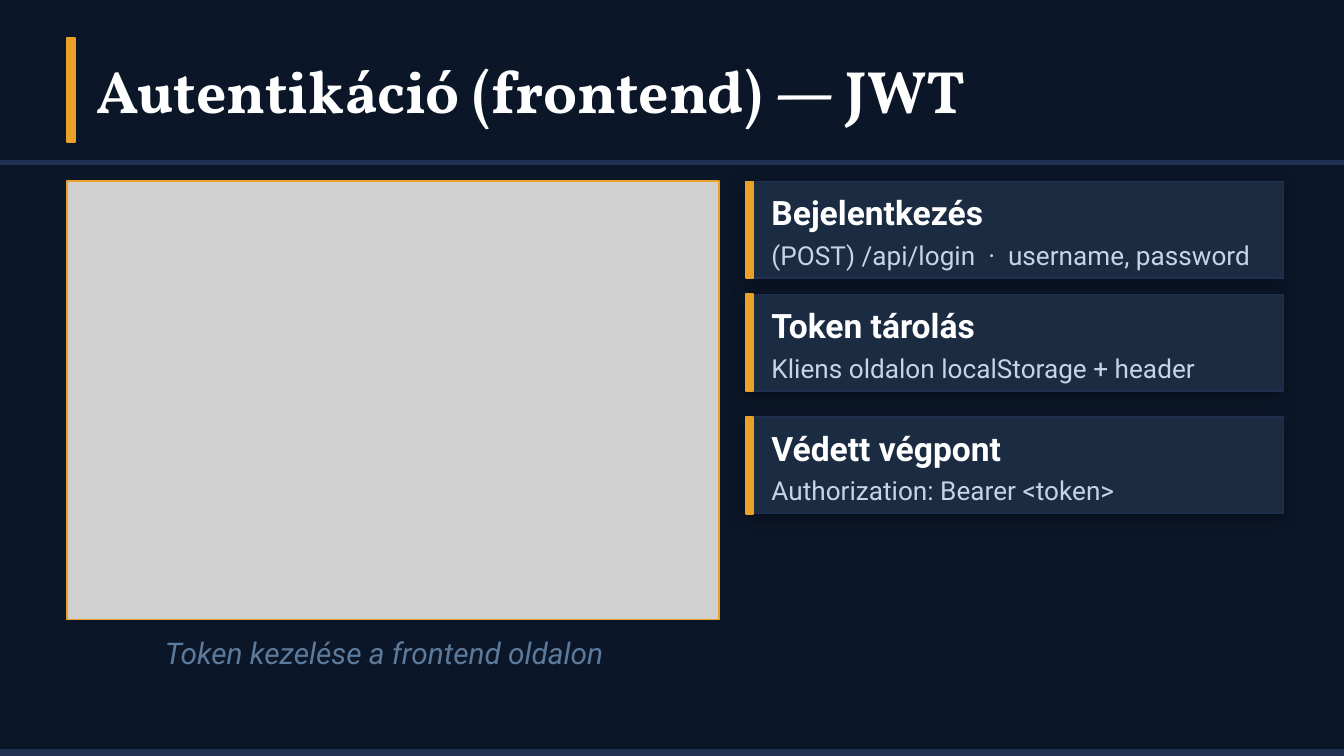
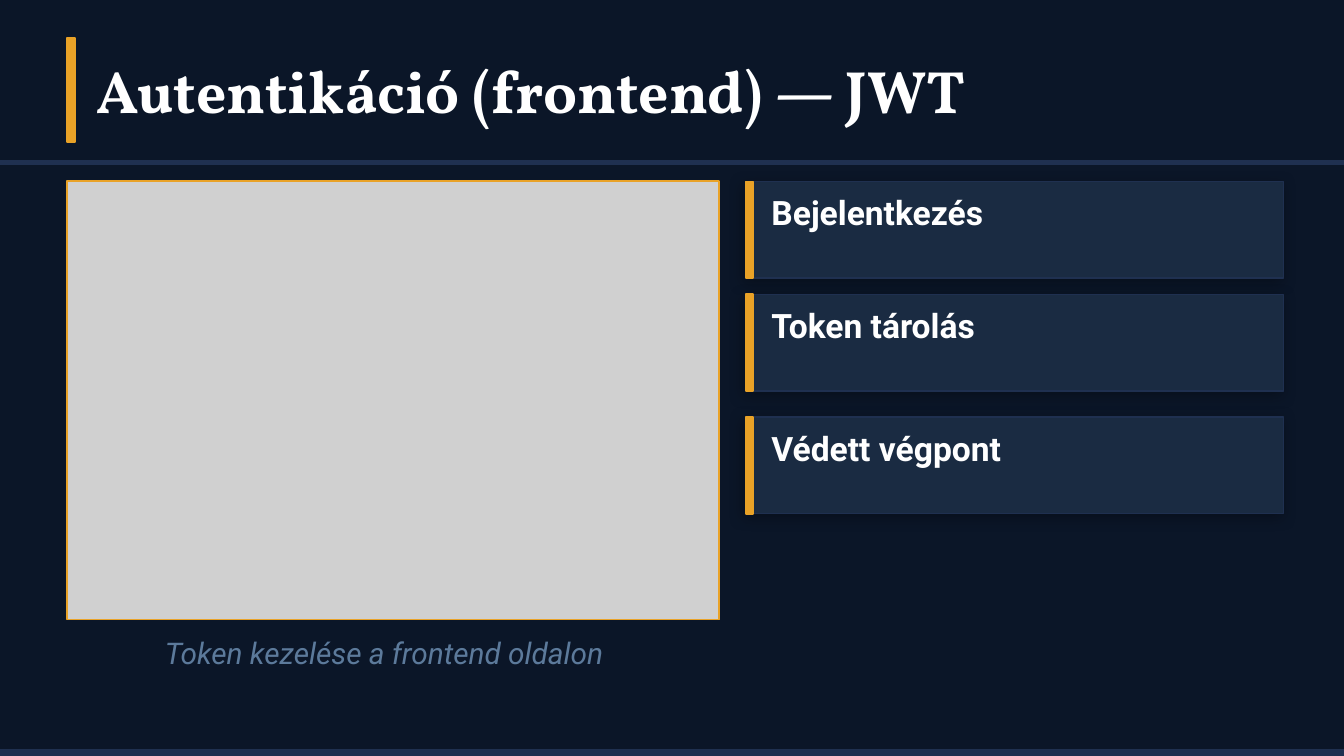
Before and after one commit to hihi-dotcom/CrossCountryBuilds_Webshop, a slide deck: slide 8 of doc/CrossCountryWebshop_Premium (1).pptx. Drawn at 1344x756 pixels with LibreOffice and Linux fonts; fonts in the diff are those of the drawing; grey boxes stand for pictures. Boxes give left, top, right and bottom in pixels: in the first picture for what was removed or moved away, otherwise in the second. Text is boxed around its words. In the diff, an @@ line names an element or a change of style, - is before the commit and + after.

```diff
--- a/doc/CrossCountryWebshop_Premium (1).pptx
+++ b/doc/CrossCountryWebshop_Premium (1).pptx
@@ text removed at bbox=[771, 244, 1250, 271] @@
-(POST) /api/login · username, password
@@ text removed at bbox=[771, 358, 1195, 384] @@
-Kliens oldalon localStorage + header
@@ text removed at bbox=[771, 480, 1115, 500] @@
-Authorization: Bearer <token>
```
Also in this commit, not shown: 4 other slides changed, 1 slide added, 2 slides removed, 2 other files.
